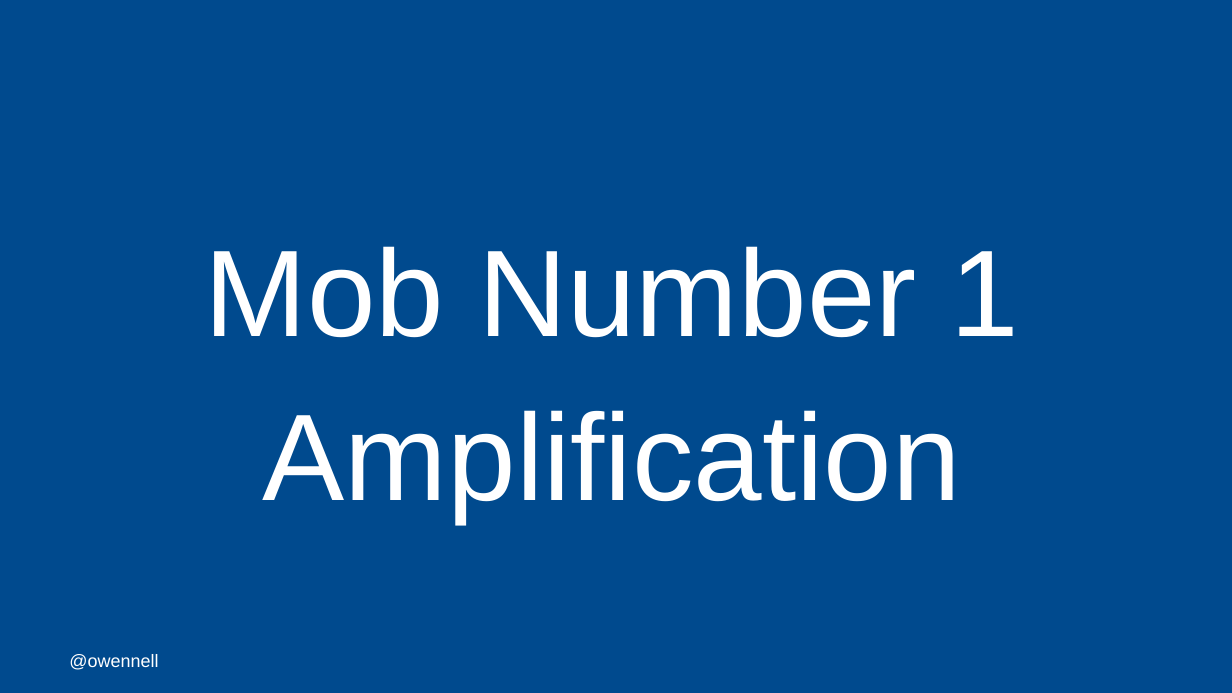
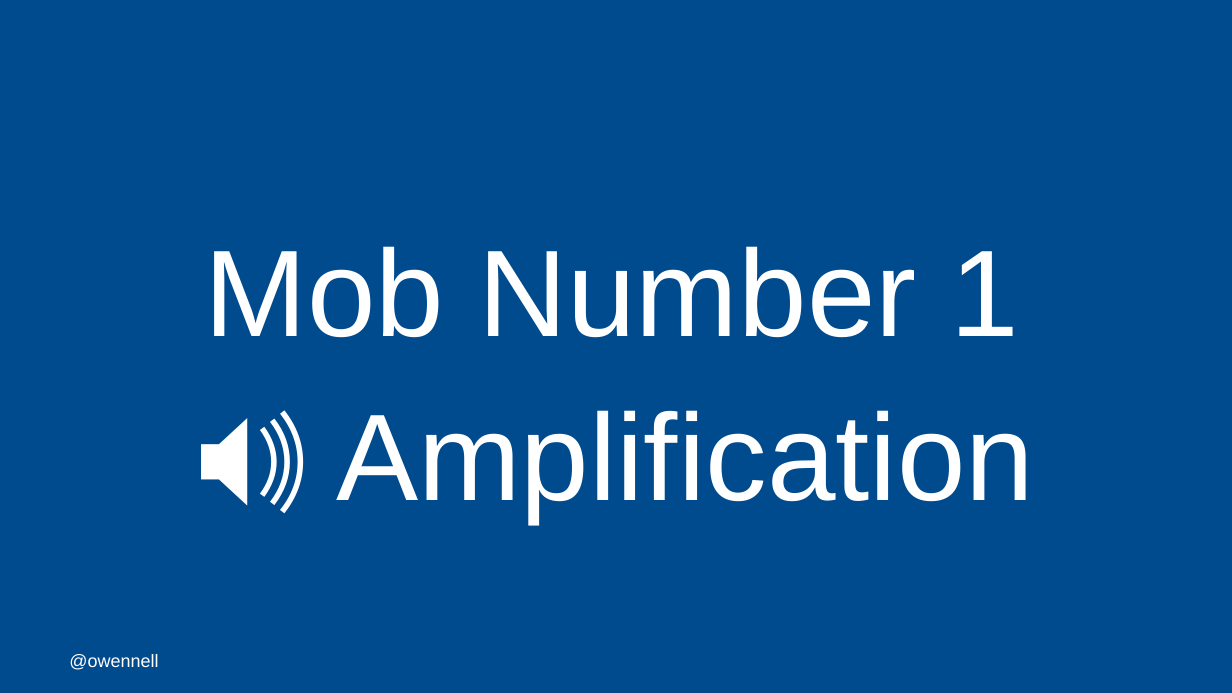
Before and after one commit to oliwennell/talks, a slide deck: slide 27 of a-mob-mentality.pptx. Drawn at 1232x693 pixels with LibreOffice and Linux fonts; fonts in the diff are those of the drawing; background and template pictures are left out. Boxes give left, top, right and bottom in pixels: in the first picture for what was removed or moved away, otherwise in the second. Text is boxed around its words. In the diff, an @@ line names an element or a change of style, - is before the commit and + after.

```diff
--- a/a-mob-mentality.pptx
+++ b/a-mob-mentality.pptx
@@ text at <box>336,410,1034,523</box>: text changed @@
-Amplification
+🔊 Amplification
```
Also in this commit, not shown: 9 other slides changed, 1 slide added.
